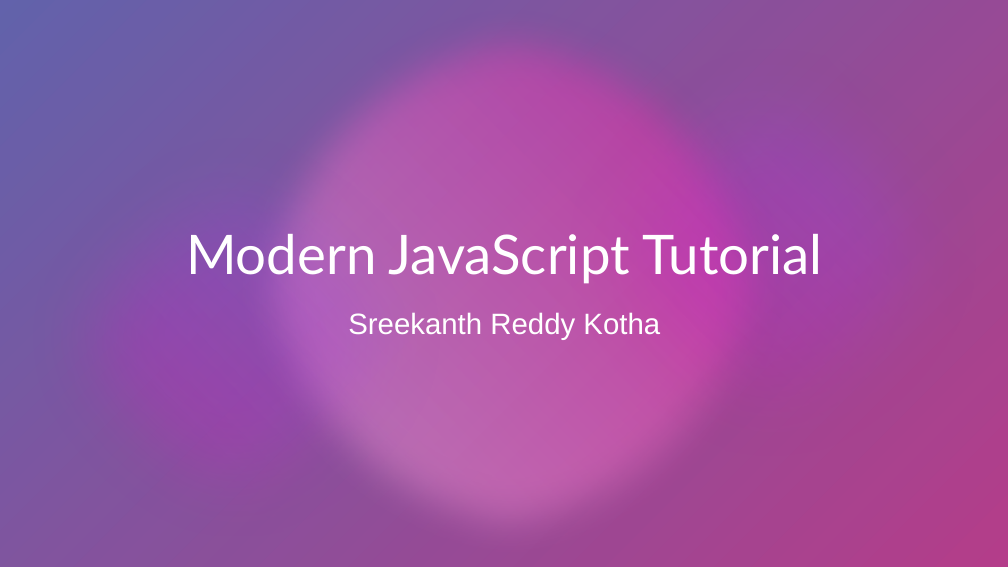
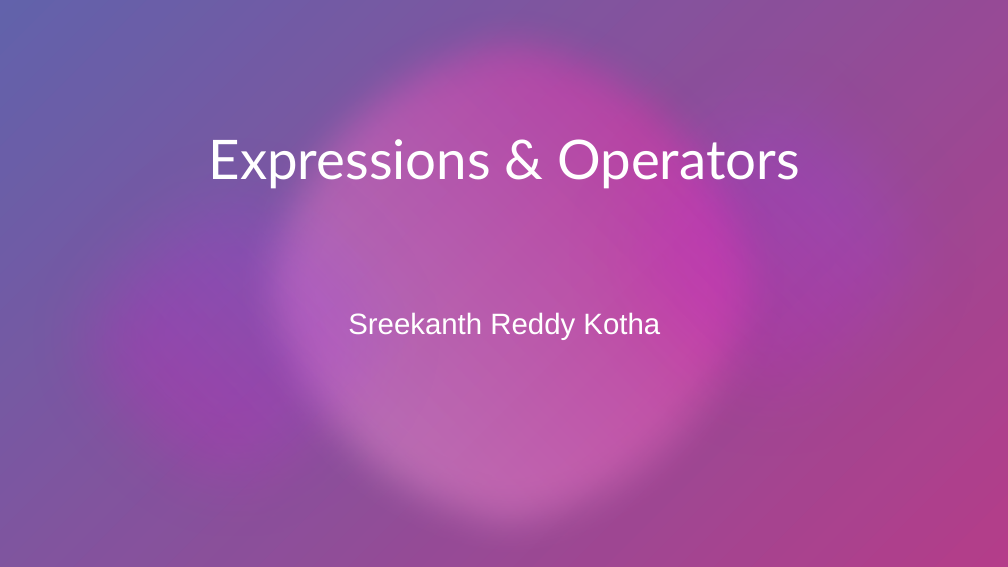
Before and after one commit to futureappdevelopers22/03-12-22-workshop1, a slide deck: slide 1 of PPTS/Modern JavaScript Tutorial-14-12-2022.pptx. Drawn at 1008x567 pixels with LibreOffice and Linux fonts; fonts in the diff are those of the drawing; background and template pictures are left out; a plain dark background stands for a picture behind light text. Boxes give left, top, right and bottom in pixels: in the first picture for what was removed or moved away, otherwise in the second. Text is boxed around its words. In the diff, an @@ line names an element or a change of style, - is before the commit and + after.

Commit message:
15th Changes

```diff
--- a/PPTS/Modern JavaScript Tutorial-14-12-2022.pptx
+++ b/PPTS/Modern JavaScript Tutorial-14-12-2022.pptx
@@ title at <box>209,132,799,190</box>: text changed @@
-Modern JavaScript Tutorial
+Expressions & Operators
```
Also in this commit, not shown: 25 other slides changed, 1 slide added, 9 slides removed.
